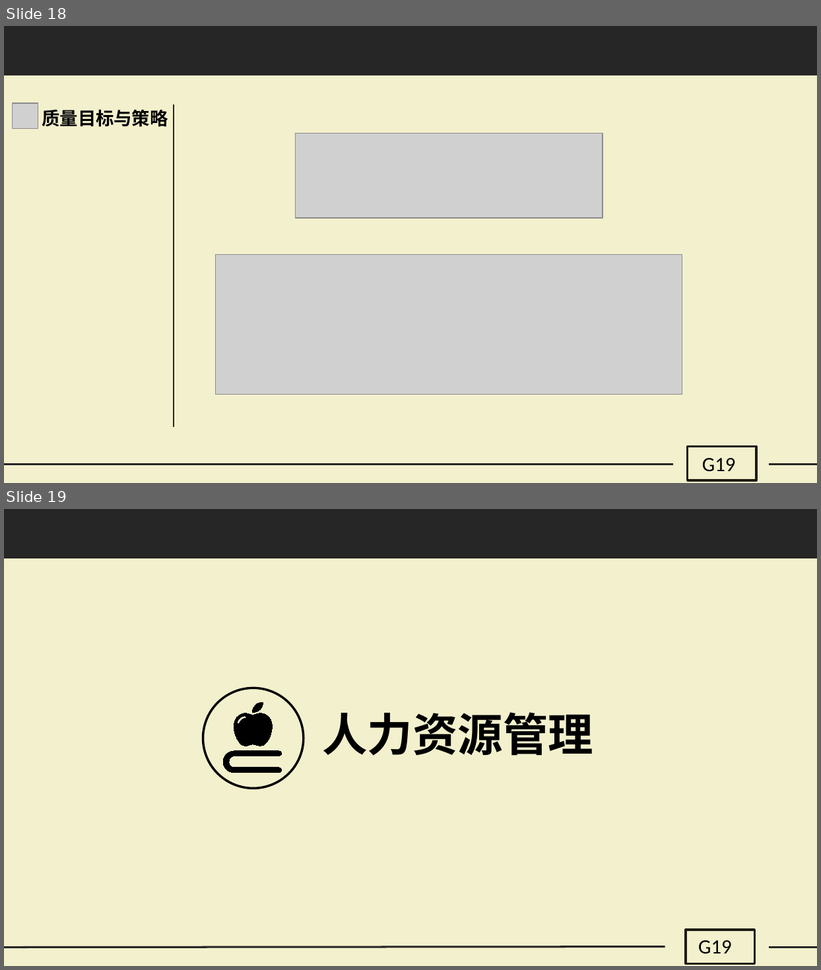
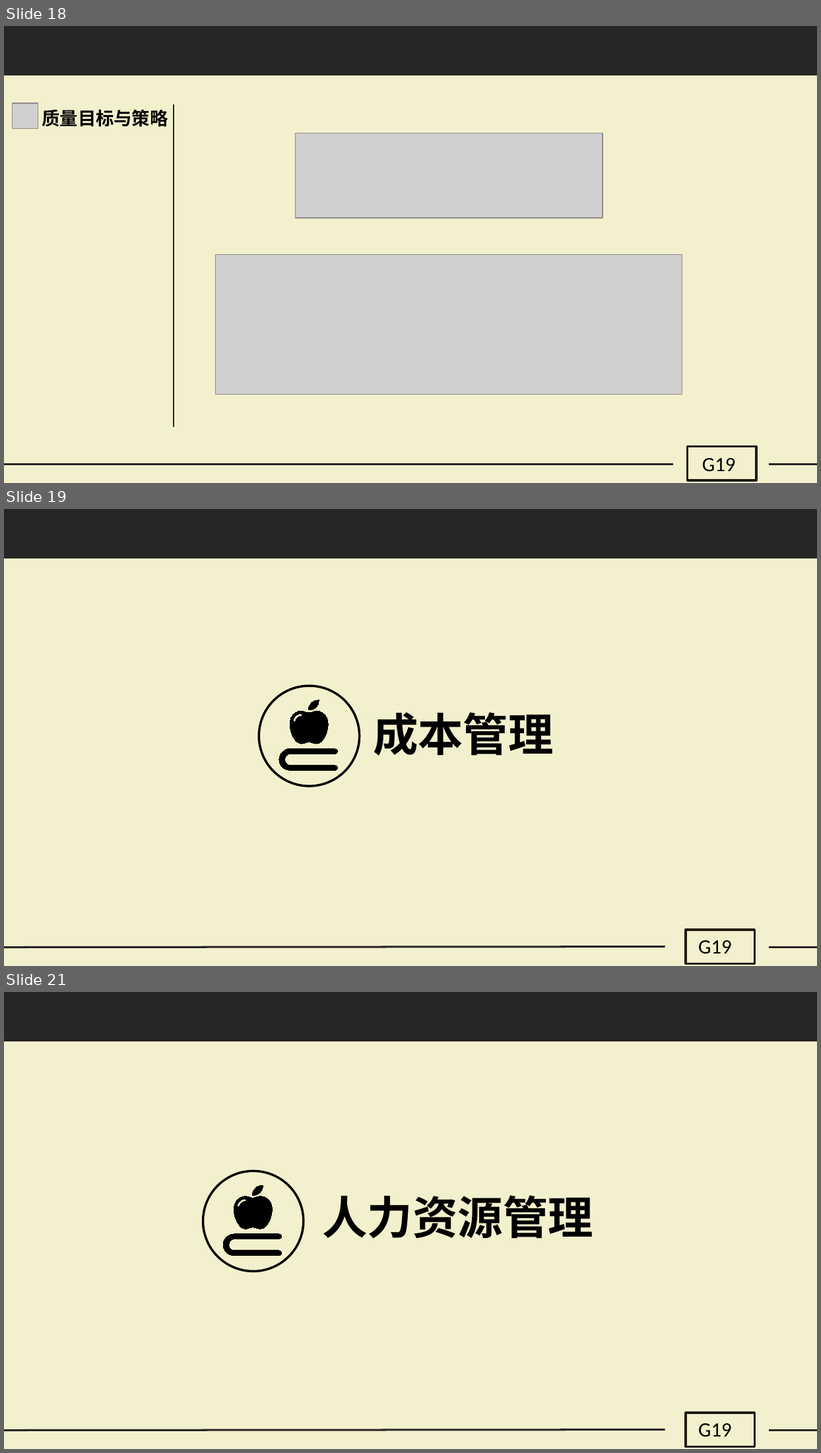
Before and after one commit to G19-Fish/PRD2018-G19, a slide deck: PRD2018-G19-需求项目计划PPT.pptx. Shown one above the other, each under a label of ours: slides 18 and 19 before the commit, slides 18, 19 and 21 after it; the slides between them are not shown. The pictures are 821x970 and 821x1453 pixels, drawn with LibreOffice and Linux fonts; fonts in the diff are those of the drawing; grey boxes stand for pictures. Boxes give left, top, right and bottom in pixels: in the first picture for what was removed or moved away, otherwise in the second. Text is boxed around its words. In the diff, an @@ line names an element or a change of style, - is before the commit and + after.

```diff
--- a/PRD2018-G19-需求项目计划PPT.pptx
+++ b/PRD2018-G19-需求项目计划PPT.pptx
@@ slide 19 added at [4, 509, 817, 966], background #F3F0CD @@
@@ rectangle added at [4, 509, 817, 559], fill #262626 @@
@@ ellipse added at [259, 687, 360, 786], outline #000000 2 pt @@
@@ freeform shape added at [279, 700, 337, 770], fill #000000, outline #000000 0.75 pt @@
@@ text added at [373, 712, 554, 756], 40 pt, text #000000, bold @@
+成本管理
@@ rectangle added at [686, 930, 755, 964], outline #1E1C11 2 pt @@
@@ text added at [698, 941, 732, 955], 18 pt, text #000000 @@
+G19
@@ line added from (4, 947) to (665, 947), #262626 1.75 pt @@
@@ line added from (769, 947) to (817, 947), #262626 1.75 pt @@
@@ what was slide 19 is now slide 21 @@
```
Also in this commit, not shown: 1 slide changed, 1 other slide added.
